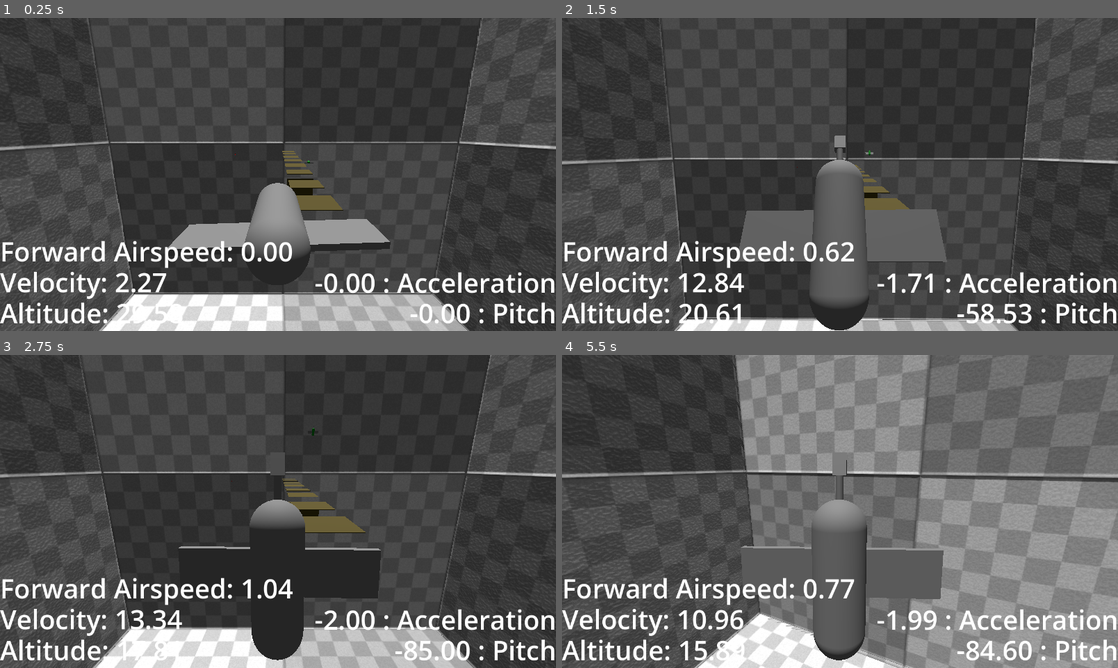
Above: before the commit, frames 1-4 (two rows, left to right).
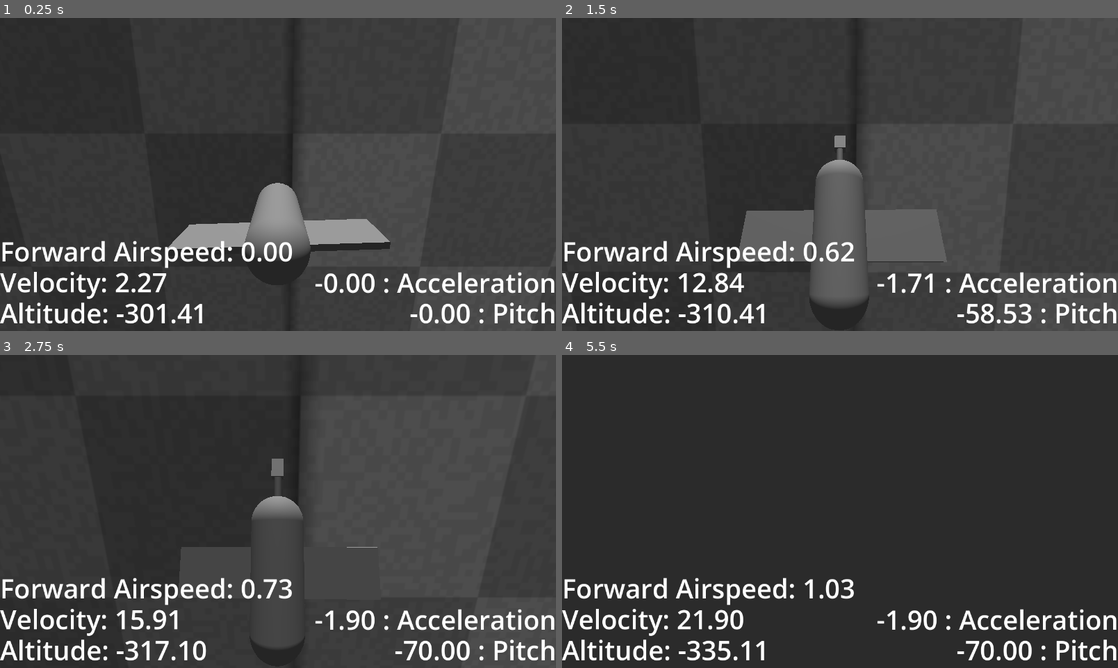
Above: after the commit, the same moments.

Repository: BeegFloppa15/Project_Airdrifter
Game: Godot game, scene res://Scenes/Levels/testing_scene_1.tscn
Same seed, same stepped clock (60 frames per second), same inputs: the game is played once before the commit and once after it.
Inputs (mouse positions are in pixels of both pictures, inside the frame that each line leads up to):
- Up to frame 1 (0.25 s): no input
- Up to frame 2 (1.5 s): move the mouse to (867, 174) at 0.52 s; hold Right mouse button (free_look) 0.53-1.28 s; hold S (pitch_up) from 0.53 s (still down); move the mouse to (812, 174) at 1.27 s; right-click (812, 174) at 1.35 s
- Up to frame 3 (2.75 s): keep holding S (pitch_up); move the mouse to (289, 505) at 2.02 s; hold Right mouse button (free_look) from 2.03 s (still down)
- Up to frame 4 (5.5 s): keep holding S (pitch_up); move the mouse to (834, 517) at 2.77 s; release Right mouse button (free_look) at 2.78 s; right-click (834, 517) at 2.85 s; move the mouse to (878, 514) at 3.52 s; hold Right mouse button (free_look) 3.53-4.28 s; move the mouse to (795, 508) at 4.27 s; right-click (795, 508) at 4.35 s; move the mouse to (845, 511) at 5.02 s; hold Right mouse button (free_look) from 5.03 s (still down)

The runs differ from the first frame. In frame 1, 16% of the frame differs, in the area x 0-100%, y 0-100%; in frame 2, 12%; in frame 3, 30%; in frame 4, 78%.

Commit message:
beginning to work on glider landing, need to look at other examples

Diff:
--- a/airdrifter-v1/Gliders/ElytraGlider2.gd
+++ b/airdrifter-v1/Gliders/ElytraGlider2.gd
@@ -3,8 +3,8 @@
 
 ## If checked off, the scene will be displayed through the attatched camera
 @export var use_this_cam: bool = false
+## Higher Torque will result in the glider pitching and tunring faster
 @export var rotation_torque: float = 200
-#@export var angle_acceleration_curve: Curve
 var forward_dir: Vector3
 var old_forward_velo: Vector3
 @export var forward_velocity: Vector3
@@ -50,7 +50,7 @@
 func _physics_process(delta: float) -> void:
 	#Clamping values to stop unwanted rotational behavior (my silly billy ahh ahh keeps forgetting
 	# to do deg_to_rad
-	rotation = rotation.clamp(Vector3(deg_to_rad(-85.0), -10, 0.0), Vector3(deg_to_rad(85.0), 10, 0.0))
+	rotation = rotation.clamp(Vector3(deg_to_rad(-70.0), -10, 0.0), Vector3(deg_to_rad(70.0), 10, 0.0))
 
 ## Input: a vector3 that represents the glider's forward velocity.
 ## If the forward velocity is slower than some stall threshold, force the glider to pitch down
--- a/airdrifter-v1/Gliders/glider_v_1.tscn
+++ b/airdrifter-v1/Gliders/glider_v_1.tscn
@@ -5,8 +5,7 @@
 [ext_resource type="Script" uid="uid://c2eejtchhy414" path="res://Scripts/cam_root.gd" id="3_6y5t4"]
 
 [sub_resource type="PhysicsMaterial" id="PhysicsMaterial_eub4b"]
-bounce = 0.02
-absorbent = true
+friction = 5.0
 
 [sub_resource type="Curve" id="Curve_6y5t4"]
 _limits = [-40.0, 40.0, -110.0, 110.0]
@@ -25,9 +24,10 @@
 size = Vector3(1.285, 0.98, 1.73)
 
 [sub_resource type="BoxShape3D" id="BoxShape3D_ol6t0"]
-size = Vector3(2.68408, 0.900146, 1)
+size = Vector3(2.68408, 0.951355, 1)
 
 [node name="Glider V1" type="RigidBody3D"]
+collision_mask = 14
 mass = 10.0
 physics_material_override = SubResource("PhysicsMaterial_eub4b")
 inertia = Vector3(50, 50, 50)
@@ -60,7 +60,7 @@
 mesh = SubResource("PrismMesh_fv0t4")
 
 [node name="CollisionShape3D" type="CollisionShape3D" parent="."]
-transform = Transform3D(-4.37114e-08, 0, 1, 0, 1, 0, -1, 0, -4.37114e-08, 0.0754395, 0.298218, 0)
+transform = Transform3D(-4.37114e-08, 0, 1, 0, 1, 0, -1, 0, -4.37114e-08, 0.0754395, 0.272614, 0)
 shape = SubResource("BoxShape3D_ol6t0")
 debug_fill = false
 
@@ -68,7 +68,6 @@
 script = ExtResource("3_6y5t4")
 
 [node name="Horz" type="Node3D" parent="CamRoot"]
-transform = Transform3D(1, 0, 0, 0, 1, 0, 0, 0, 1, 0, 0, 0)
 
 [node name="Vert" type="Node3D" parent="CamRoot/Horz"]
 transform = Transform3D(1, 0, 0, 0, 1, 0, 0, 0, 1, 0, 0.664672, -5.94263e-08)
--- /dev/null
+++ b/airdrifter-v1/Materials/GroundGrid.tres
@@ -0,0 +1,13 @@
+[gd_resource type="StandardMaterial3D" load_steps=4 format=3 uid="uid://c5alf2fhab5i7"]
+
+[ext_resource type="Texture2D" uid="uid://f2xu5qrlxbol" path="res://Textures/templategrid/TemplateGrid_albedo.png" id="1_ua23p"]
+[ext_resource type="Texture2D" uid="uid://dyupxqx13pryt" path="res://Textures/templategrid/TemplateGrid_normal.png" id="2_g1xu0"]
+[ext_resource type="Texture2D" uid="uid://cmopds4evm4sa" path="res://Textures/templategrid/TemplateGrid_orm.png" id="3_3omk6"]
+
+[resource]
+albedo_color = Color(0.49, 0.383098, 0.1127, 1)
+albedo_texture = ExtResource("1_ua23p")
+roughness_texture = ExtResource("3_3omk6")
+normal_enabled = true
+normal_texture = ExtResource("2_g1xu0")
+uv1_scale = Vector3(3, 2, 2)
--- a/airdrifter-v1/Scenes/Levels/testing_scene_1.tscn
+++ b/airdrifter-v1/Scenes/Levels/testing_scene_1.tscn
@@ -1,21 +1,21 @@
-[gd_scene load_steps=15 format=3 uid="uid://dp4pv4tev41gr"]
+[gd_scene load_steps=16 format=3 uid="uid://dp4pv4tev41gr"]
 
 [ext_resource type="PackedScene" uid="uid://daa4md30g68ha" path="res://Gliders/glider_v_1.tscn" id="1_ub46j"]
 [ext_resource type="PackedScene" uid="uid://0a23uy3u3iee" path="res://Gliders/glider_v_2.tscn" id="2_hi084"]
+[ext_resource type="Material" uid="uid://c5alf2fhab5i7" path="res://Materials/GroundGrid.tres" id="3_1m6sy"]
 [ext_resource type="Script" uid="uid://d0gthejuvixfb" path="res://debug_ui.gd" id="3_dmsko"]
 [ext_resource type="Material" uid="uid://bhf6anoy7ga0a" path="res://Materials/GridBox.tres" id="4_1m6sy"]
 [ext_resource type="PackedScene" uid="uid://b7q3mc7feqq3s" path="res://Scenes/wind_area.tscn" id="5_hi084"]
 [ext_resource type="PackedScene" uid="uid://chkn4lhq6i5m8" path="res://Scenes/tp_area.tscn" id="6_dmsko"]
 
-[sub_resource type="StandardMaterial3D" id="StandardMaterial3D_pr04o"]
-albedo_color = Color(0.37, 0.32782, 0.1591, 1)
+[sub_resource type="PhysicsMaterial" id="PhysicsMaterial_dmsko"]
 
 [sub_resource type="BoxMesh" id="BoxMesh_5fhe2"]
-material = SubResource("StandardMaterial3D_pr04o")
-size = Vector3(20, 0.225, 20)
+material = ExtResource("3_1m6sy")
+size = Vector3(500, 1, 500)
 
 [sub_resource type="BoxShape3D" id="BoxShape3D_7hcdr"]
-size = Vector3(20, 0.225, 20)
+size = Vector3(500, 1, 500)
 
 [sub_resource type="Environment" id="Environment_pr04o"]
 
@@ -39,7 +39,7 @@
 transform = Transform3D(-1, -1.69879e-08, 8.57563e-08, 2.26267e-08, 0.89722, 0.441584, -8.44439e-08, 0.441584, -0.89722, -15.2671, 26.0978, -12.671)
 
 [node name="Glider V1" parent="." instance=ExtResource("1_ub46j")]
-transform = Transform3D(1, -2.98023e-08, 0, 2.98023e-08, 1, 0, -1.77636e-15, 0, 1, 17, 29.8696, -86)
+transform = Transform3D(1, -2.98023e-08, 0, 2.98023e-08, 1, 0, -1.77636e-15, 0, 1, 5.00001, -301.13, 434)
 use_this_cam = true
 
 [node name="Glider V2" parent="." instance=ExtResource("2_hi084")]
@@ -49,83 +49,14 @@
 transform = Transform3D(1, 0, 0, 0, 0.211666, 0.977342, 0, -0.977342, 0.211666, -7.8691, 2.66982, 0)
 
 [node name="Floor" type="StaticBody3D" parent="."]
+transform = Transform3D(1, 0, 0, 0, 1, 0, 0, 0, 1, 0, -493, 996)
+collision_layer = 4
+physics_material_override = SubResource("PhysicsMaterial_dmsko")
 
 [node name="MeshInstance3D" type="MeshInstance3D" parent="Floor"]
 mesh = SubResource("BoxMesh_5fhe2")
 
 [node name="CollisionShape3D" type="CollisionShape3D" parent="Floor"]
-shape = SubResource("BoxShape3D_7hcdr")
-
-[node name="Floor3" type="StaticBody3D" parent="."]
-transform = Transform3D(1, 0, 0, 0, 1, 0, 0, 0, 1, 0, 0, 34)
-
-[node name="MeshInstance3D" type="MeshInstance3D" parent="Floor3"]
-mesh = SubResource("BoxMesh_5fhe2")
-
-[node name="CollisionShape3D" type="CollisionShape3D" parent="Floor3"]
-shape = SubResource("BoxShape3D_7hcdr")
-
-[node name="Floor4" type="StaticBody3D" parent="."]
-transform = Transform3D(1, 0, 0, 0, 1, 0, 0, 0, 1, 0, 0, 74)
-
-[node name="MeshInstance3D" type="MeshInstance3D" parent="Floor4"]
-mesh = SubResource("BoxMesh_5fhe2")
-
-[node name="CollisionShape3D" type="CollisionShape3D" parent="Floor4"]
-shape = SubResource("BoxShape3D_7hcdr")
-
-[node name="Floor5" type="StaticBody3D" parent="."]
-transform = Transform3D(1, 0, 0, 0, 1, 0, 0, 0, 1, 0, 0, 108)
-
-[node name="MeshInstance3D" type="MeshInstance3D" parent="Floor5"]
-mesh = SubResource("BoxMesh_5fhe2")
-
-[node name="CollisionShape3D" type="CollisionShape3D" parent="Floor5"]
-shape = SubResource("BoxShape3D_7hcdr")
-
-[node name="Floor6" type="StaticBody3D" parent="."]
-transform = Transform3D(1, 0, 0, 0, 1, 0, 0, 0, 1, 0, 0, 146)
-
-[node name="MeshInstance3D" type="MeshInstance3D" parent="Floor6"]
-mesh = SubResource("BoxMesh_5fhe2")
-
-[node name="CollisionShape3D" type="CollisionShape3D" parent="Floor6"]
-shape = SubResource("BoxShape3D_7hcdr")
-
-[node name="Floor7" type="StaticBody3D" parent="."]
-transform = Transform3D(1, 0, 0, 0, 1, 0, 0, 0, 1, 0, 0, 180)
-
-[node name="MeshInstance3D" type="MeshInstance3D" parent="Floor7"]
-mesh = SubResource("BoxMesh_5fhe2")
-
-[node name="CollisionShape3D" type="CollisionShape3D" parent="Floor7"]
-shape = SubResource("BoxShape3D_7hcdr")
-
-[node name="Floor8" type="StaticBody3D" parent="."]
-transform = Transform3D(1, 0, 0, 0, 1, 0, 0, 0, 1, 0, 0, 220)
-
-[node name="MeshInstance3D" type="MeshInstance3D" parent="Floor8"]
-mesh = SubResource("BoxMesh_5fhe2")
-
-[node name="CollisionShape3D" type="CollisionShape3D" parent="Floor8"]
-shape = SubResource("BoxShape3D_7hcdr")
-
-[node name="Floor9" type="StaticBody3D" parent="."]
-transform = Transform3D(1, 0, 0, 0, 1, 0, 0, 0, 1, 0, 0, 254)
-
-[node name="MeshInstance3D" type="MeshInstance3D" parent="Floor9"]
-mesh = SubResource("BoxMesh_5fhe2")
-
-[node name="CollisionShape3D" type="CollisionShape3D" parent="Floor9"]
-shape = SubResource("BoxShape3D_7hcdr")
-
-[node name="Floor2" type="StaticBody3D" parent="."]
-transform = Transform3D(1, 0, 0, 0, -4.37114e-08, -1, 0, 1, -4.37114e-08, 0, -13, 61.8483)
-
-[node name="MeshInstance3D" type="MeshInstance3D" parent="Floor2"]
-mesh = SubResource("BoxMesh_5fhe2")
-
-[node name="CollisionShape3D" type="CollisionShape3D" parent="Floor2"]
 shape = SubResource("BoxShape3D_7hcdr")
 
 [node name="Debug UI" type="Control" parent="." node_paths=PackedStringArray("glider_object")]
--- a/airdrifter-v1/project.godot
+++ b/airdrifter-v1/project.godot
@@ -52,3 +52,14 @@
 "events": [Object(InputEventMouseButton,"resource_local_to_scene":false,"resource_name":"","device":-1,"window_id":0,"a …(253 unchanged characters)…
 ]
 }
+
+[layer_names]
+
+3d_physics/layer_1="Glider"
+3d_physics/layer_2="Player"
+3d_physics/layer_3="Terrain"
+3d_physics/layer_4="Hazard_Terrain"
+
+[physics]
+
+3d/physics_engine="Jolt Physics"
